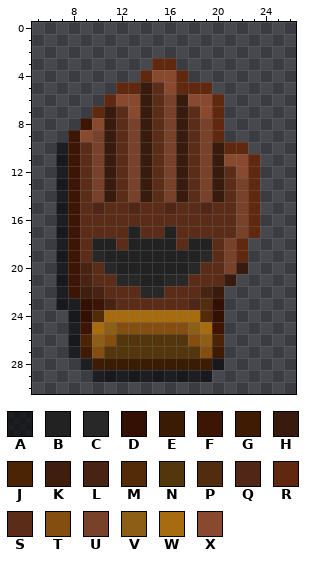
Two states of a pixel-art sprite, assets/Itens/LuvaDeTita.png. The first picture shows the starting point.
The file is 32x32 pixels. Colours within 5 levels of each other are drawn and written as one. Shown: x 5..26, y 0..30.
Palette (. is transparent): A #00000094  B #222222  C #282828  D #331003  E #3a1b03  F #3c1505  G #401b04  H #391b0e  J #4a2404  K #401e0f  L #482212  M #532b08  N #53360c  P #512c0f  Q #502716  R #60280f  S #5b2d19  T #854e11  U #784129  V #8c5e16  W #a66c0f  X #88492e
Pixels before, first column x 7:
 3 ........RR.......
 4 .......RXXR......
 5 .....RRHSXRRR....
 6 ....RXXHSUHXXR...
 7 ...RHSXHSUHSXR...
 8 ..FXHSUHSUHSUR...
 9 .FXUHSUHSUHSUR...
10 AFSUHSUHSUHSUHRR.
11 AFSUHSUHSUHSUHXXR
12 AFSUHSUHSUHSUHSXR
13 AFSUHSUHSUHSUHSUR
14 AFSUHSUHSUHSUHSUR
15 AFSQSSQSSQSSQSSUR
16 AFSSSSSSSSSSSSSUR
17 AFSSSSBSSBSSSSSUR
18 AFSBBSBBBBSBBSUR.
19 AFSCBBBBBBBBCSUR.
20 AFLSCBBBBBBCSSUH.
21 AFLSSCCBBCCSSSH..
22 AFKLSSSCCSSSLH...
23 AADFLSSSSSSQPD...
24 .ADMWWWWWWWWMD...
25 .AFWVTTTTTTVWF...
26 .AJVTNNNNNNTVJ...
27 .AGTNNNNNNNNTG...
28 ..AGEEEEEEEEGA...
29 ...AAAAAAAAAA....
Now the later version:
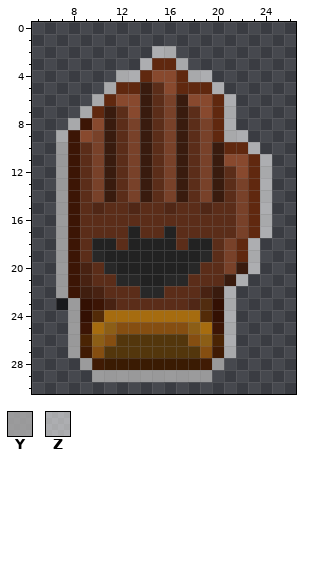
Colours new in this view: Y #aeaeaed0  Z #ffffff8e
What changed:
y 2: x 15..16 .. -> ZZ
y 3: x 14 . -> Z; x 17 . -> Z
y 4: x 12..13 .. -> ZZ; x 18..19 .. -> ZZ
y 5: x 11 . -> Z; x 20 . -> Z
y 6: x 10 . -> Z; x 21 . -> Z
y 7: x 9 . -> Z; x 21 . -> Z
y 8: x 8 . -> Z; x 21 . -> Z
y 9: x 7 . -> Z; x 21..22 .. -> ZZ
y 10: x 7 A -> Y; x 23 . -> Z
y 11..17: x 7 A -> Y; x 24 . -> Z
y 18..20: x 7 A -> Y; x 23 . -> Z
y 21: x 7 A -> Y; x 22 . -> Z
y 22: x 7 A -> Y; x 21 . -> Z
y 23..27: x 8 A -> Y; x 21 . -> Z
y 28: x 9 A -> Y; x 20 A -> Y
y 29: x 10..19 AAAAAAAAAA -> YYYYYYYYYY
